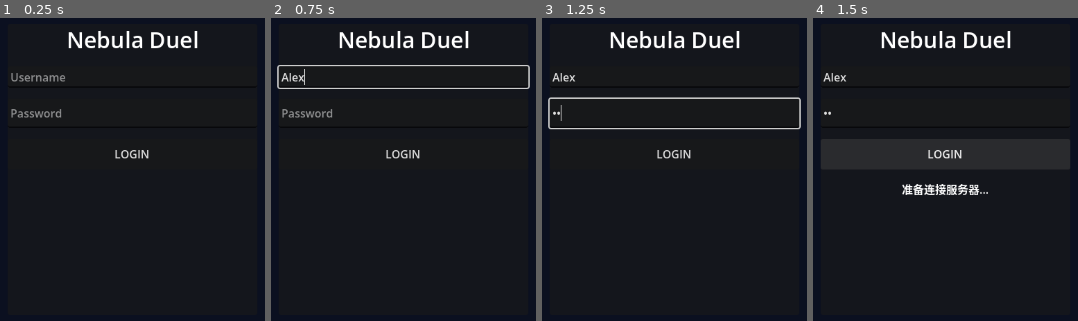
Above: before the commit, frames 1-4 (left to right).
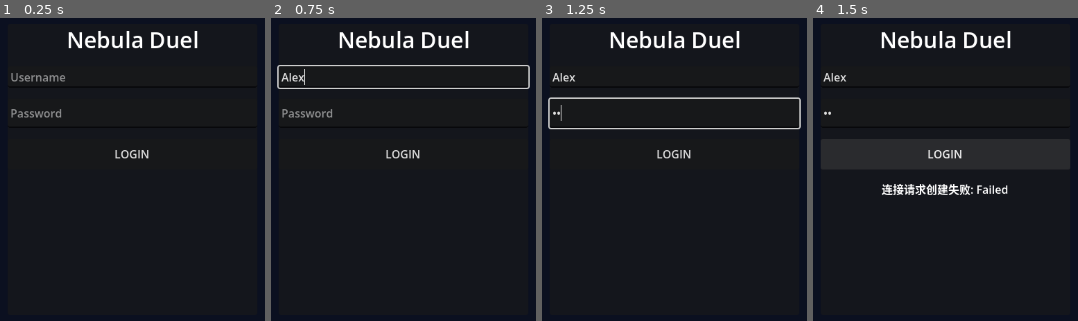
Above: after the commit, the same moments.

Repository: xiaqy71/NebulaDuel
Game: Godot game, scene res://scenes/LoginScene.tscn
Same seed, same stepped clock (60 frames per second), same inputs: the game is played once before the commit and once after it.
Inputs (mouse positions are in pixels of both pictures, inside the frame that each line leads up to):
- Up to frame 1 (0.25 s): no input
- Up to frame 2 (0.75 s): click (403, 75) at 0.52 s; type "Alex" at 0.6 s
- Up to frame 3 (1.25 s): click (674, 111) at 0.75 s; type "12" at 0.83 s
- Up to frame 4 (1.5 s): click "LOGIN" at 1.25 s

Frames 1-3 are identical in both runs. In frame 4, 1.3% of the frame differs, in the area x 26-74%, y 54-59%.

Commit message:
Day 3: add Godot network client

Diff:
--- a/client/NebulaDuelGodot/project.godot
+++ b/client/NebulaDuelGodot/project.godot
@@ -15,6 +15,10 @@
 config/features=PackedStringArray("4.6", "Forward Plus")
 config/icon="res://icon.svg"
 
+[autoload]
+
+NetworkClient="*res://scripts/NetworkClient.gd"
+
 [physics]
 
 3d/physics_engine="Jolt Physics"
--- a/client/NebulaDuelGodot/scenes/LoginScene.tscn
+++ b/client/NebulaDuelGodot/scenes/LoginScene.tscn
@@ -62,5 +62,3 @@
 unique_name_in_owner = true
 layout_mode = 2
 horizontal_alignment = 1
-
-[connection signal="pressed" from="CenterContainer/PanelContainer/VBoxContainer/LoginButton" to="." method="_on_login_button_pressed"]
--- a/client/NebulaDuelGodot/scripts/LoginScene.gd
+++ b/client/NebulaDuelGodot/scripts/LoginScene.gd
@@ -7,7 +7,12 @@
 
 func _ready() -> void:
 	_setup_ui()
-	login_button.pressed.connect(_on_login_button_pressed)
+	if not login_button.pressed.is_connected(_on_login_button_pressed):
+		login_button.pressed.connect(_on_login_button_pressed)
+
+	NetworkClient.connected.connect(_on_server_connected)
+	NetworkClient.connection_failed.connect(_on_connection_failed)
+	NetworkClient.disconnected.connect(_on_server_disconnected)
 
 func _setup_ui() -> void:
 	username_input.placeholder_text = "Username"
@@ -19,12 +24,31 @@
 
 func _on_login_button_pressed() -> void:
 	var username := username_input.text.strip_edges()
+	var password := password_input.text
 
 	if username.is_empty():
 		_set_status("请输入用户名")
 		return
 
+	if password.is_empty():
+		_set_status("请输入密码")
+		return
+
+	login_button.disabled = true
 	_set_status("准备连接服务器...")
+	NetworkClient.connect_to_server()
+
+func _on_server_connected() -> void:
+	login_button.disabled = false
+	_set_status("已连接服务器，Day 3 客户端验收通过")
+
+func _on_connection_failed(message: String) -> void:
+	login_button.disabled = false
+	_set_status(message)
+
+func _on_server_disconnected() -> void:
+	login_button.disabled = false
+	_set_status("已断开服务器连接")
 
 func _set_status(msg: String) -> void:
 	status_label.text = msg
--- /dev/null
+++ b/client/NebulaDuelGodot/scripts/NetworkClient.gd
@@ -0,0 +1,85 @@
+extends Node
+
+signal connected
+signal connection_failed(message: String)
+signal disconnected
+
+const DEFAULT_HOST := "127.0.0.1"
+const DEFAULT_PORT := 9000
+const CONNECT_TIMEOUT_SEC := 5.0
+
+var _peer := StreamPeerTCP.new()
+var _host := DEFAULT_HOST
+var _port := DEFAULT_PORT
+var _was_connected := false
+var _connect_started_msec := 0
+
+func _process(_delta: float) -> void:
+	var status := _peer.get_status()
+	if status == StreamPeerTCP.STATUS_NONE and _was_connected:
+		_reset_peer()
+		disconnected.emit()
+		return
+	elif status == StreamPeerTCP.STATUS_NONE:
+		return
+
+	_peer.poll()
+
+	status = _peer.get_status()
+	if status == StreamPeerTCP.STATUS_CONNECTED and not _was_connected:
+		_was_connected = true
+		connected.emit()
+	elif status == StreamPeerTCP.STATUS_CONNECTING and _is_connect_timed_out():
+		var timeout_message := "连接服务器超时: %s:%d" % [_host, _port]
+		_reset_peer()
+		connection_failed.emit(timeout_message)
+	elif status == StreamPeerTCP.STATUS_ERROR:
+		var message := "连接服务器失败: %s:%d" % [_host, _port]
+		_reset_peer()
+		connection_failed.emit(message)
+	elif status == StreamPeerTCP.STATUS_NONE and _was_connected:
+		_reset_peer()
+		disconnected.emit()
+
+func connect_to_server(host: String = DEFAULT_HOST, port: int = DEFAULT_PORT) -> void:
+	if is_connected_to_server():
+		return
+
+	_host = host
+	_port = port
+	_reset_peer()
+
+	var error := _peer.connect_to_host(_host, _port)
+	if error != OK:
+		_reset_peer()
+		connection_failed.emit("连接请求创建失败: %s" % error_string(error))
+	else:
+		_connect_started_msec = Time.get_ticks_msec()
+
+func disconnect_from_server() -> void:
+	if _peer.get_status() != StreamPeerTCP.STATUS_NONE:
+		_peer.disconnect_from_host()
+	_reset_peer()
+	disconnected.emit()
+
+func is_connected_to_server() -> bool:
+	return _peer.get_status() == StreamPeerTCP.STATUS_CONNECTED
+
+func send_text(message: String) -> void:
+	if not is_connected_to_server():
+		connection_failed.emit("尚未连接服务器")
+		return
+
+	_peer.put_data(message.to_utf8_buffer())
+
+func _reset_peer() -> void:
+	_peer = StreamPeerTCP.new()
+	_was_connected = false
+	_connect_started_msec = 0
+
+func _is_connect_timed_out() -> bool:
+	if _connect_started_msec <= 0:
+		return false
+
+	var elapsed_sec := float(Time.get_ticks_msec() - _connect_started_msec) / 1000.0
+	return elapsed_sec >= CONNECT_TIMEOUT_SEC
Not shown, added: client/NebulaDuelGodot/scripts/NetworkClient.gd.uid
